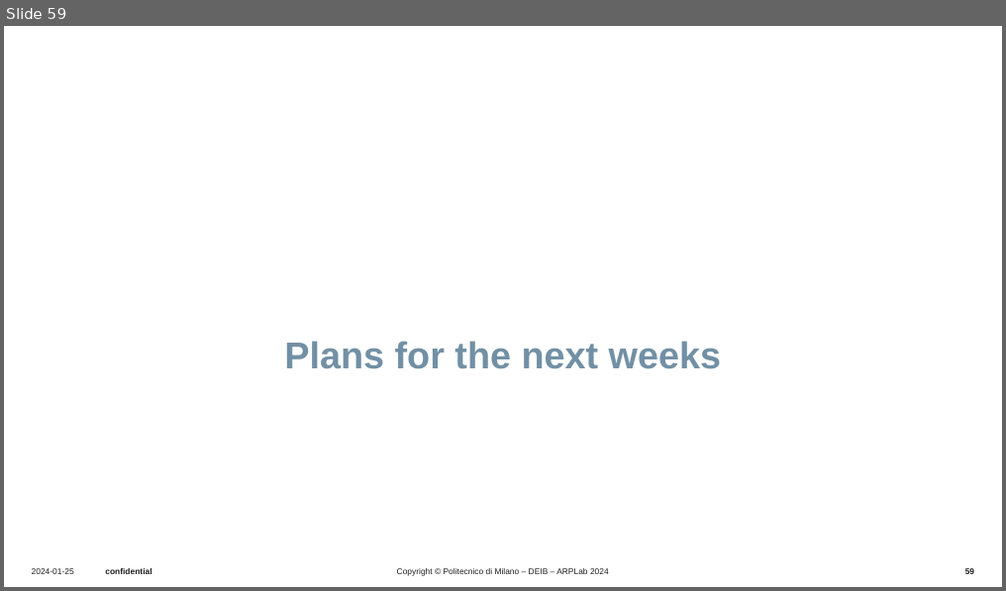
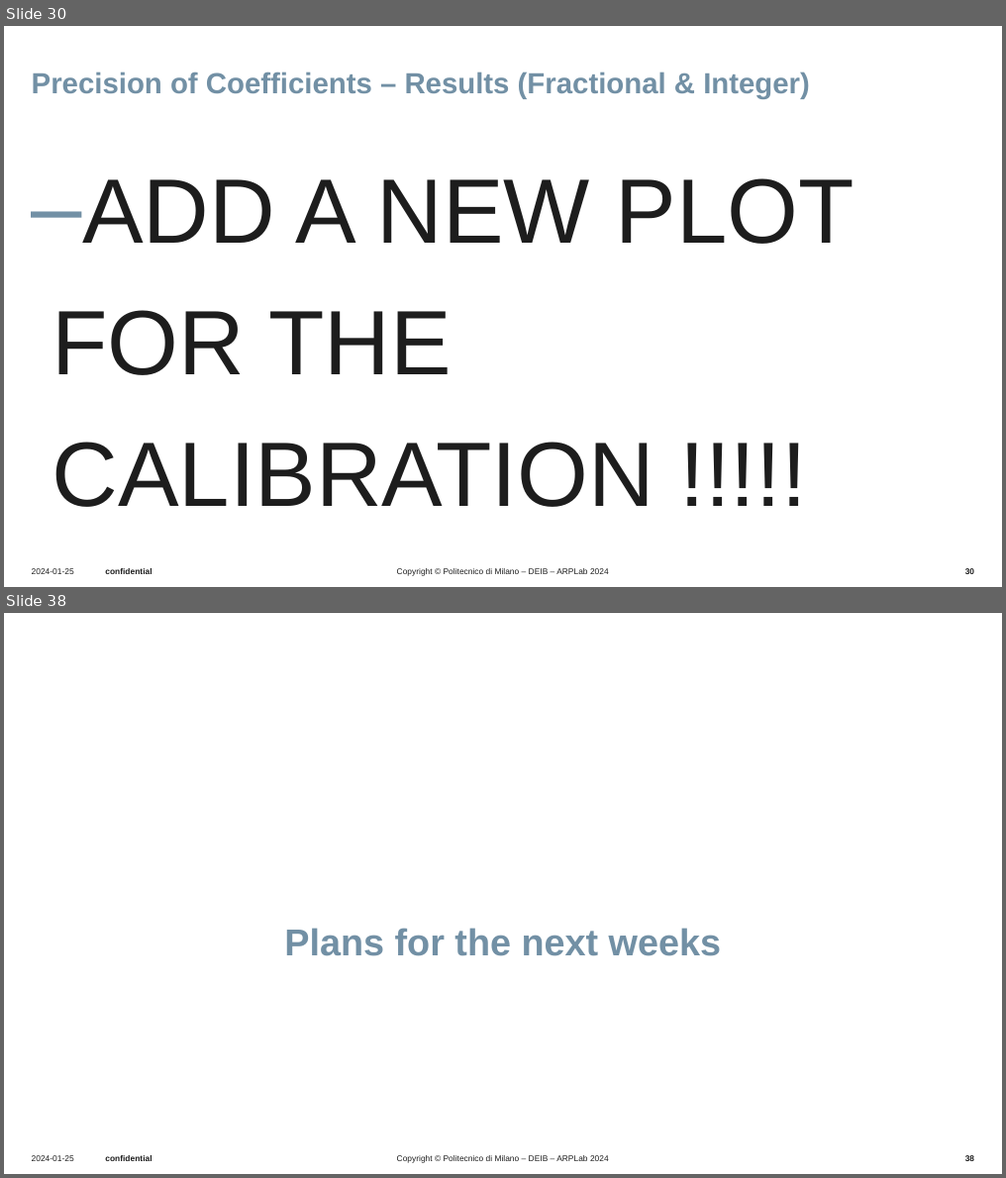
Before and after one commit to UseProxy305/thesisWork, a slide deck: Presentations/presentation6_2_oct/20251002_bi.pptx. Shown one above the other, each under a label of ours: slide 59 before the commit, slides 30 and 38 after it; the slides between them are not shown. The pictures are 1006x591 and 1006x1178 pixels, drawn with LibreOffice and Linux fonts; fonts in the diff are those of the drawing; background and template pictures are left out. Boxes give left, top, right and bottom in pixels: in the first picture for what was removed or moved away, otherwise in the second. Text is boxed around its words. In the diff, an @@ line names an element or a change of style, - is before the commit and + after.

```diff
--- a/Presentations/presentation6_2_oct/20251002_bi.pptx
+++ b/Presentations/presentation6_2_oct/20251002_bi.pptx
@@ slide 30 added at (4, 26, 1002, 587), background #FFFFFF; not listed: 4 template elements that a slide beside it also shows @@
@@ title added at (32, 72, 810, 99), 28 pt, text #7290A5, bold @@
+Precision of Coefficients – Results (Fractional & Integer)
@@ text added at (32, 178, 854, 507), 88 pt, text #1D1D1D @@
+‒ ADD A NEW PLOT FOR THE CALIBRATION !!!!!
@@ what was slide 59 is now slide 38 @@
@@ page number at (965, 1155, 974, 1163): text changed @@
-59
+38
```
Also in this commit, not shown: 14 slides changed, 10 other slides added, 32 slides removed, 13 other files.
